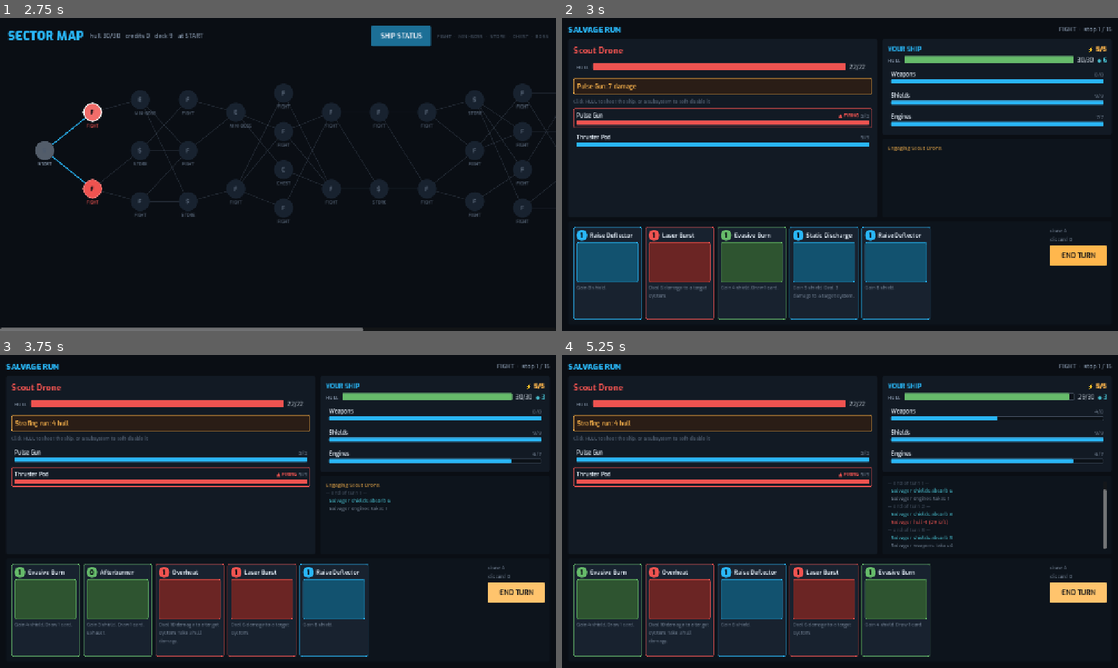
Above: before the commit, frames 1-4 (two rows, left to right).
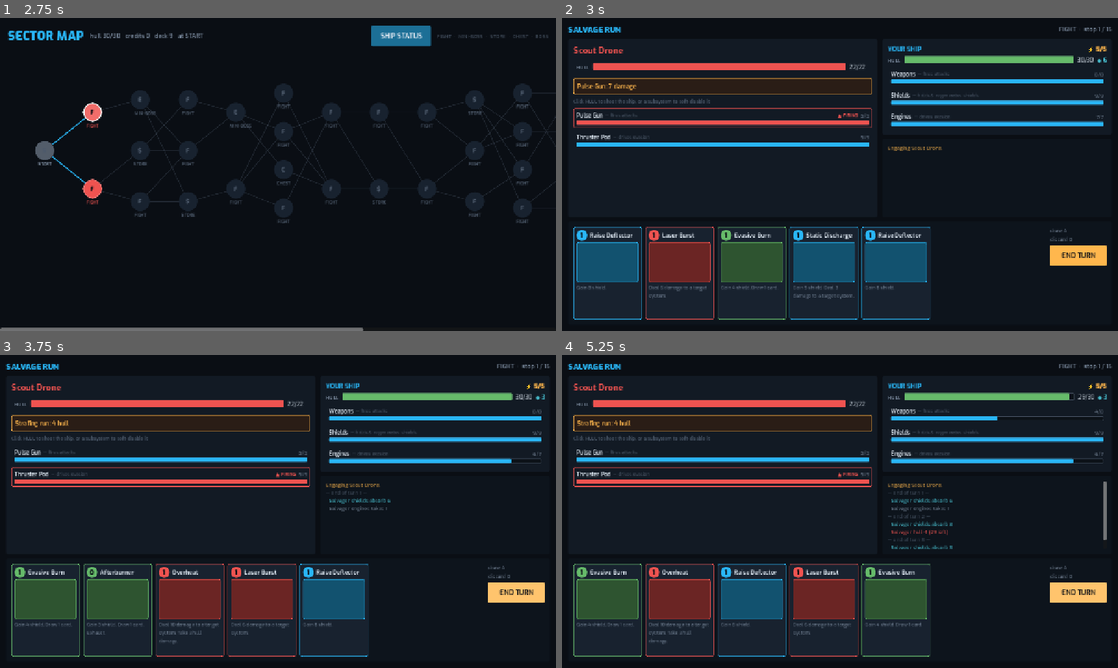
Above: after the commit, the same moments.

Repository: thegliffy/salvage-run
Game: Godot game, scene res://scenes/title.tscn
The game is run twice, just before and just after one commit, with the same random seed, the same clock (stepped at 60 frames per second) and the same inputs.
Inputs:
- Up to frame 1 (2.75 s): click "STEAL A SHIP" at 0.5 s; click "SHIP STATUS" at 1.25 s; click "F" at 2 s
- Up to frame 2 (3 s): click "F" at 2.75 s
- Up to frame 3 (3.75 s): click "END TURN" at 3.5 s
- Up to frame 4 (5.25 s): click "END TURN" at 4.25 s; click "END TURN" at 5 s

Frame 1 is identical in both runs. In frame 2, 0.1% of the frame differs, in the area x 8-75%, y 17-39%; in frame 3, 0.1%; in frame 4, 1.1%, in the area x 8-98%, y 17-62%.

Commit message:
Fix scene-exit disconnect spam and label subsystem roles.
Stop awaiting frames after combat leaves the tree, and show short gray blurbs next to each subsystem name in combat.

Co-authored-by: Cursor <cursoragent@cursor.com>

Diff:
--- a/src/ui/card_view.gd
+++ b/src/ui/card_view.gd
@@ -104,7 +104,9 @@
 
 func _notification(what: int) -> void:
 	# Lift the card slightly on hover so the hand feels alive.
+	if not is_inside_tree():
+		return
 	if what == NOTIFICATION_MOUSE_ENTER and playable:
 		position.y -= 6
 	elif what == NOTIFICATION_MOUSE_EXIT and playable:
-		position.y += 6
+		position.y = mini(position.y + 6, 0.0)
--- a/src/ui/combat_screen.gd
+++ b/src/ui/combat_screen.gd
@@ -415,13 +415,25 @@
 		_log_line(line, colour)
 
 func _log_line(text: String, colour: Color) -> void:
+	if not is_inside_tree() or _log == null:
+		return
 	var l := UITheme.label(text, 12, colour)
 	l.autowrap_mode = TextServer.AUTOWRAP_WORD_SMART
 	_log.add_child(l)
 	while _log.get_child_count() > 120:
-		_log.get_child(0).free()
-	await get_tree().process_frame
-	_log_scroll.scroll_vertical = int(_log_scroll.get_v_scroll_bar().max_value)
+		var old: Node = _log.get_child(0)
+		_log.remove_child(old)
+		old.queue_free()
+	# Defer scroll — awaiting a frame here races scene changes and triggers
+	# a bogus Window.tree_exited disconnect in Godot 4.
+	_scroll_log_to_end.call_deferred()
+
+func _scroll_log_to_end() -> void:
+	if not is_inside_tree() or _log_scroll == null:
+		return
+	var bar := _log_scroll.get_v_scroll_bar()
+	if bar != null:
+		_log_scroll.scroll_vertical = int(bar.max_value)
 
 func _on_combat_ended(victory: bool, _rewards: Dictionary) -> void:
 	_end_turn.disabled = true
@@ -429,7 +441,9 @@
 	_log_line("VICTORY" if victory else "YOUR SHIP IS DESTROYED",
 		UITheme.GOOD if victory else UITheme.HOSTILE)
 	var btn := UITheme.button("CONTINUE", UITheme.ACCENT if victory else UITheme.HOSTILE)
-	btn.pressed.connect(func(): Game.finish_combat(combat))
+	btn.pressed.connect(func():
+		if is_inside_tree():
+			Game.finish_combat(combat))
 	_end_turn.get_parent().add_child(btn)
 
 
--- a/src/ui/map_screen.gd
+++ b/src/ui/map_screen.gd
@@ -138,6 +138,8 @@
 
 	# Keep the current column in view.
 	await get_tree().process_frame
+	if not is_inside_tree():
+		return
 	var cur_pos: Vector2 = _positions.get(run.current_node, Vector2.ZERO)
 	_scroll.scroll_horizontal = int(maxi(0, int(cur_pos.x - _scroll.size.x * 0.35)))
 
--- a/src/ui/reward_screen.gd
+++ b/src/ui/reward_screen.gd
@@ -252,7 +252,8 @@
 			_ship_view.refresh(Game.run.ship, new_uid)
 			_status.text = "Bolted on %s." % def.name
 			await get_tree().create_timer(0.55).timeout
-			_continue()
+			if is_inside_tree():
+				_continue()
 		else:
 			_status.text = err)
 	row.add_child(take)
--- a/src/ui/sale_screen.gd
+++ b/src/ui/sale_screen.gd
@@ -63,14 +63,22 @@
 
 func _animate(v: Dictionary) -> void:
 	for line in v.get("lines", []):
+		if not is_inside_tree():
+			return
 		_row(line["label"], str(line["amount"]),
 			UITheme.TEXT if line["kind"] == "part" else UITheme.SHIELD)
 		await get_tree().create_timer(0.09).timeout
 
+	if not is_inside_tree():
+		return
 	var sep := HSeparator.new()
 	_lines.add_child(sep)
 	_row("subtotal", str(v.get("subtotal", 0)), UITheme.TEXT_DIM)
 	await get_tree().create_timer(0.14).timeout
+	if not is_inside_tree():
+		return
 	_row(v.get("multiplier_label", ""), "x%.2f" % v.get("multiplier", 1.0), UITheme.WARN)
 	await get_tree().create_timer(0.22).timeout
+	if not is_inside_tree():
+		return
 	_row("TOTAL", "%d salvage" % v.get("total", 0), UITheme.GOOD, 20, "Black")
--- a/src/ui/system_view.gd
+++ b/src/ui/system_view.gd
@@ -8,12 +8,24 @@
 
 signal clicked(system_id: StringName)
 
+## Short player-facing jobs for each subsystem id.
+const BLURB := {
+	&"weapons": "fires attacks",
+	&"shields": "holds & regenerates shields",
+	&"engines": "drives evasion",
+	&"sensors": "targeting & scans",
+	&"reactor": "powers their systems",
+	&"support": "repairs & utility",
+	&"armor": "soaks hull damage",
+}
+
 var system_id: StringName
 var targetable := false
 var is_intent_source := false
 
 var _bar: ProgressBar
 var _name: Label
+var _blurb: Label
 var _value: Label
 var _flag: Label
 
@@ -27,10 +39,14 @@
 	add_child(root)
 
 	var head := HBoxContainer.new()
+	head.add_theme_constant_override("separation", 6)
 	root.add_child(head)
 	_name = UITheme.label(s.display_name, 13, UITheme.TEXT, "SemiBold")
-	_name.size_flags_horizontal = Control.SIZE_EXPAND_FILL
 	head.add_child(_name)
+	_blurb = UITheme.label(_blurb_for(s.id), 11, UITheme.TEXT_FAINT)
+	_blurb.size_flags_horizontal = Control.SIZE_EXPAND_FILL
+	_blurb.text_overrun_behavior = TextServer.OVERRUN_TRIM_ELLIPSIS
+	head.add_child(_blurb)
 	_flag = UITheme.label("", 11, UITheme.WARN, "Bold")
 	head.add_child(_flag)
 	_value = UITheme.label("", 12, UITheme.TEXT_DIM)
@@ -40,6 +56,10 @@
 	root.add_child(_bar)
 	refresh(s, false)
 
+static func _blurb_for(sid: StringName) -> String:
+	var text: String = BLURB.get(sid, "")
+	return ("— " + text) if text != "" else ""
+
 func refresh(s: ShipSystem, intent_source: bool) -> void:
 	is_intent_source = intent_source
 	_bar.max_value = maxi(1, s.max_integrity)
@@ -48,9 +68,11 @@
 
 	var fill := UITheme.ACCENT
 	var label_colour := UITheme.TEXT
+	var blurb_colour := UITheme.TEXT_FAINT
 	if s.integrity <= 0:
 		fill = UITheme.TEXT_FAINT
 		label_colour = UITheme.TEXT_FAINT
+		blurb_colour = UITheme.TEXT_FAINT
 		_flag.text = "DESTROYED"
 		_flag.add_theme_color_override("font_color", UITheme.TEXT_FAINT)
 	elif s.offline_turns > 0:
@@ -65,6 +87,7 @@
 		_flag.text = ""
 	_bar.add_theme_stylebox_override("fill", UITheme.panel(fill, Color(0,0,0,0), 0, 2, 0))
 	_name.add_theme_color_override("font_color", label_colour)
+	_blurb.add_theme_color_override("font_color", blurb_colour)
 
 	var border := Color(0, 0, 0, 0)
 	if is_intent_source and s.integrity > 0:
